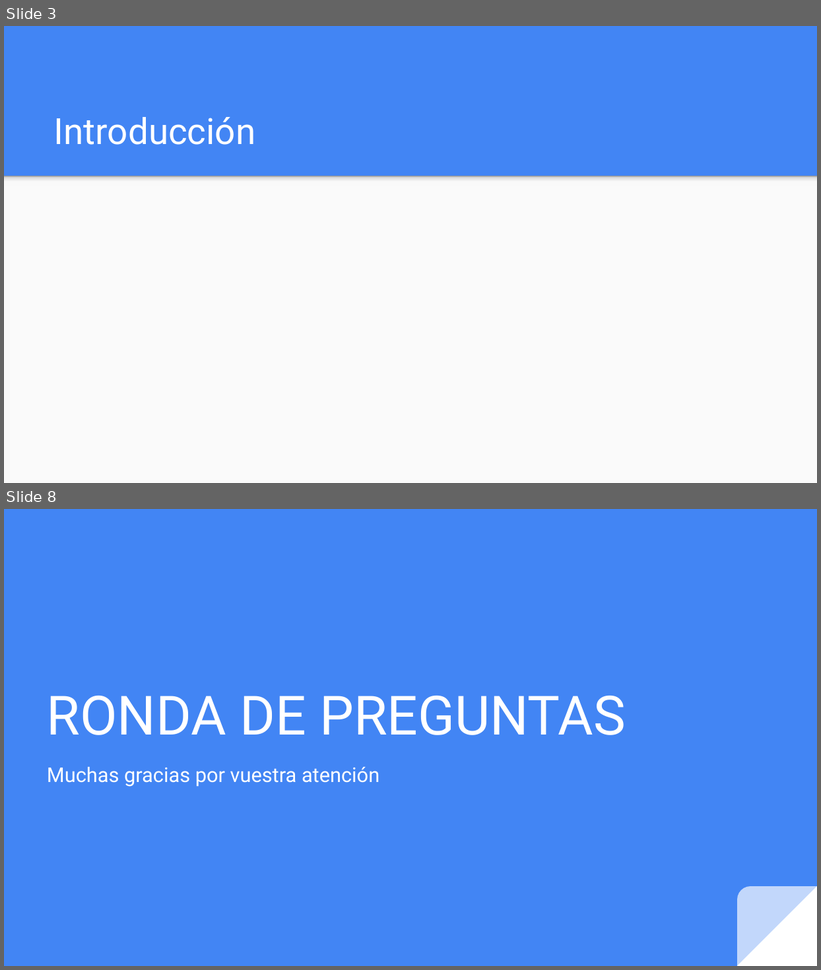
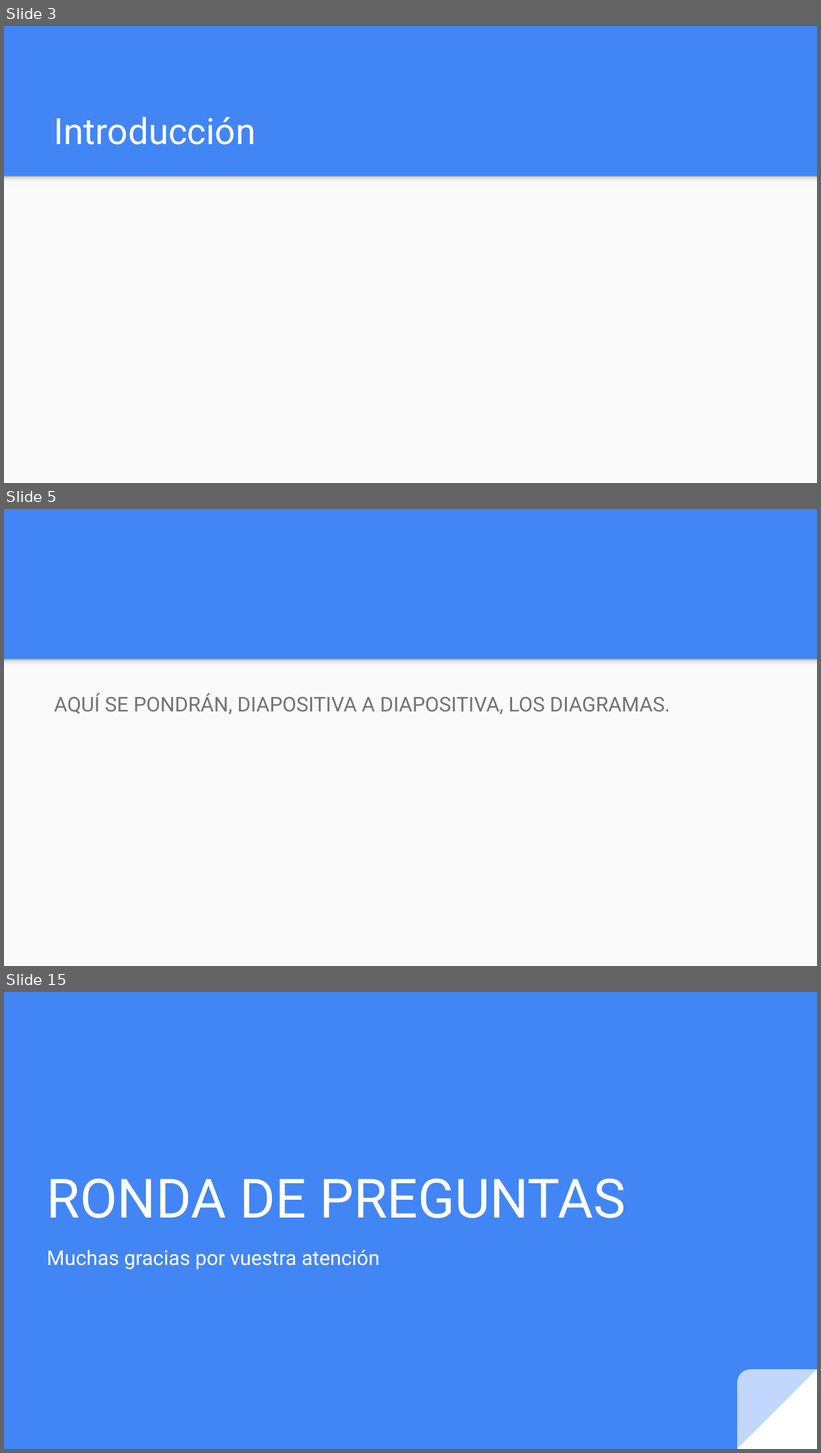
Before and after one commit to JGomezSimon/ProyectoBattle, a slide deck: m1/Presentación Proyecto.pptx. Shown one above the other, each under a label of ours: slides 3 and 8 before the commit, slides 3, 5 and 15 after it; the slides between them are not shown. The pictures are 821x970 and 821x1453 pixels, drawn with LibreOffice and Linux fonts; fonts in the diff are those of the drawing. Boxes give left, top, right and bottom in pixels: in the first picture for what was removed or moved away, otherwise in the second. Text is boxed around its words. In the diff, an @@ line names an element or a change of style, - is before the commit and + after.

```diff
--- a/m1/Presentación Proyecto.pptx
+++ b/m1/Presentación Proyecto.pptx
@@ slide 5 added at (4, 509, 817, 966), background #4285F4; not listed: 2 template elements that a slide beside it also shows @@
@@ text added at (54, 693, 670, 714), 18 pt, text #737373 @@
+AQUÍ SE PONDRÁN, DIAPOSITIVA A DIAPOSITIVA, LOS DIAGRAMAS.
@@ what was slide 8 is now slide 15 @@
```
Also in this commit, not shown: 5 slides changed, 6 other slides added, 1 other file.
